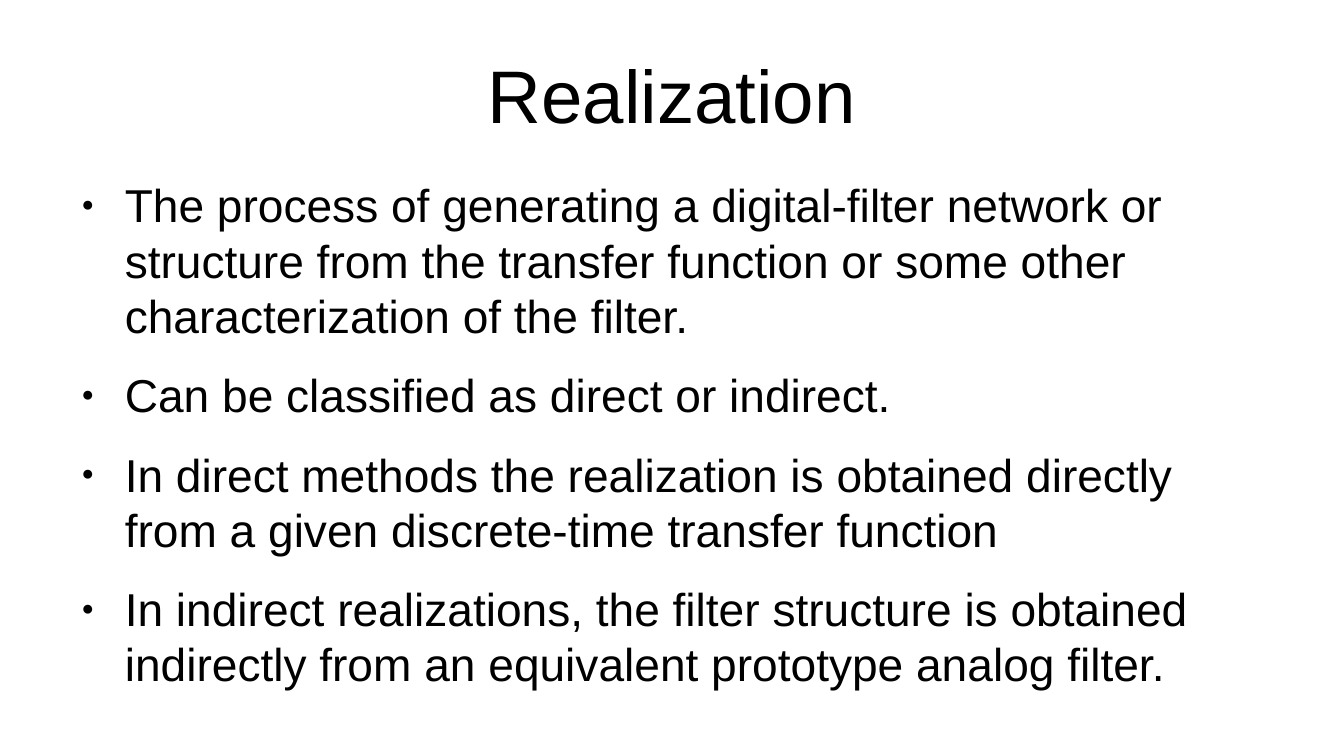
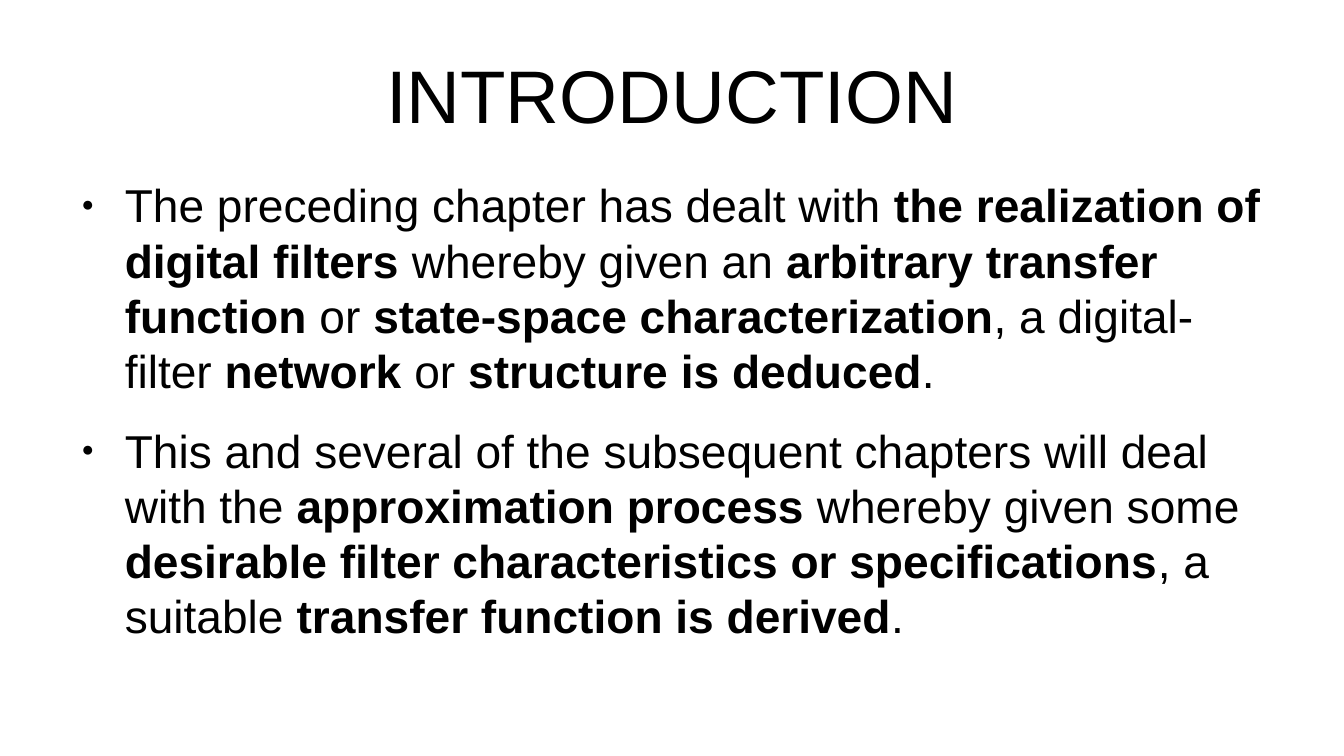
Before and after one commit to miftanurfarid/pengolahan_sinyal_digital, a slide deck: slide 3 of slide/2022/09.design_of_nonrecursive_(fir)_filters/09.design_of_nonrecursive_(fir)_filters.odp (slide 6 before the commit). Drawn at 1344x756 pixels with LibreOffice and Linux fonts; fonts in the diff are those of the drawing; background and template pictures are left out. Boxes give left, top, right and bottom in pixels: in the first picture for what was removed or moved away, otherwise in the second. Text is boxed around its words. In the diff, an @@ line names an element or a change of style, - is before the commit and + after.

```diff
--- a/slide/2022/09.design_of_nonrecursive_(fir)_filters/09.design_of_nonrecursive_(fir)_filters.odp
+++ b/slide/2022/09.design_of_nonrecursive_(fir)_filters/09.design_of_nonrecursive_(fir)_filters.odp
@@ title at [386,71,957,124]: text changed @@
-Realization
+INTRODUCTION
@@ text at [125,188,1259,634]: text changed; bold on @@
-● The process of generating a digital-ﬁlter network or structure from the transfer function or some other characterization of the ﬁlter.
-● Can be classiﬁed as direct or indirect.
-● In direct methods the realization is obtained directly from a given discrete-time transfer function
-● In indirect realizations, the ﬁlter structure is obtained indirectly from an equivalent prototype analog ﬁlter.
+● The preceding chapter has dealt with the realization of digital ﬁlters whereby given an arbitrary transfer function or state-space characterization, a digital-ﬁlter network or structure is deduced.
+● This and several of the subsequent chapters will deal with the approximation process whereby given some desirable ﬁlter characteristics or speciﬁcations, a suitable transfer function is derived.
```
Also in this commit, not shown: 3 other slides changed, 7 slides added, 61 slides removed.
